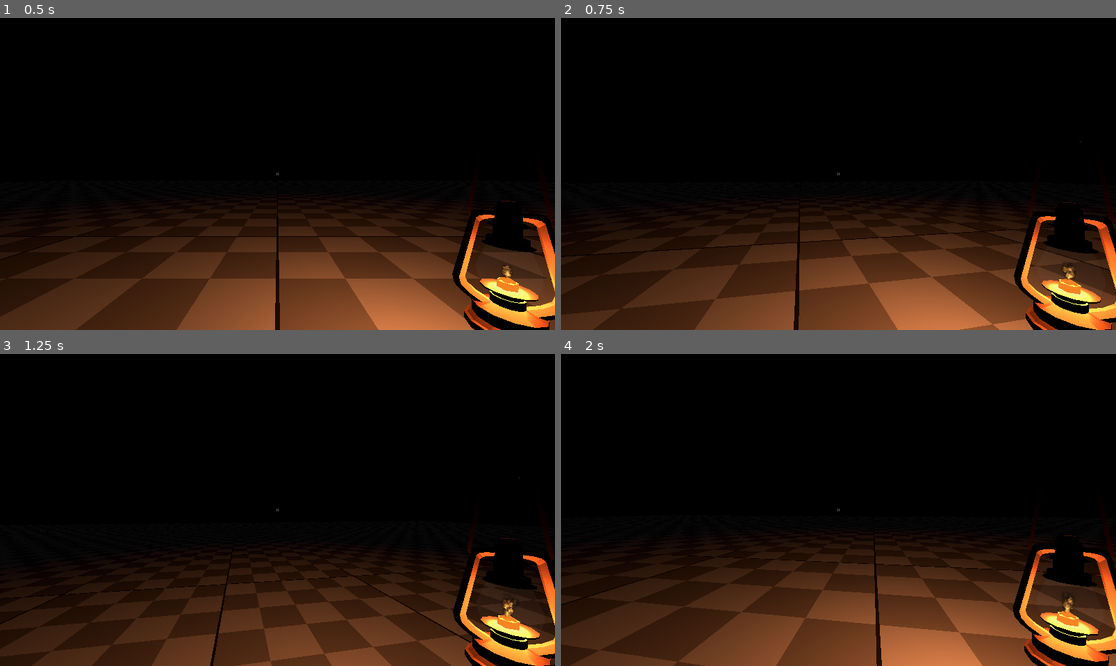
Above: before the commit, frames 1-4 (two rows, left to right).
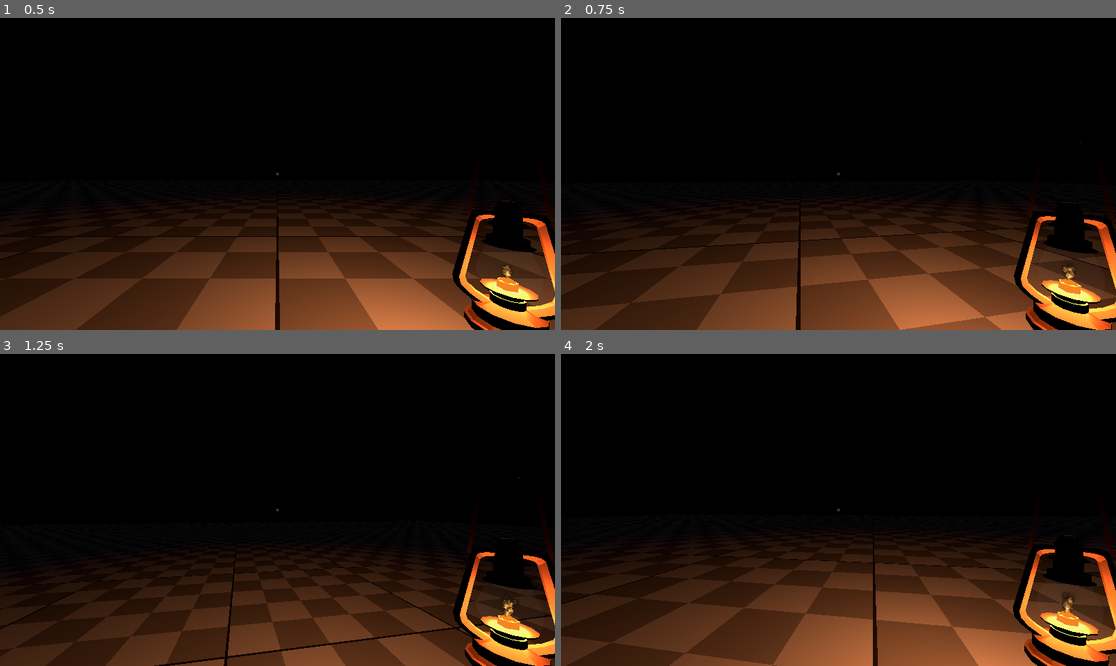
Above: after the commit, the same moments.

Repository: Aaron-Massey/untitledMazeGame
Game: Godot game, scene res://main.tscn
Two runs of this game, one before a commit and one after it. Both use one fixed random seed, a clock stepped at 60 frames per second and the inputs below.
Inputs (mouse positions are in pixels of both pictures, inside the frame that each line leads up to):
- Up to frame 1 (0.5 s): no input
- Up to frame 2 (0.75 s): tap Enter at 0.5 s; move the mouse to (866, 174) at 0.52 s; hold W (move_up) from 0.53 s (still down); click (866, 174) at 0.6 s
- Up to frame 3 (1.25 s): keep holding W (move_up); tap Space (jump) at 0.77 s
- Up to frame 4 (2 s): keep holding W (move_up); move the mouse to (810, 510) at 1.27 s; tap E (interact) at 1.35 s; tap Space (jump) at 1.52 s

Frame 1 is identical in both runs. In frame 2, 2.9% of the frame differs, in the area x 0-100%, y 59-100%; in frame 3, 9.6%; in frame 4, 18%, in the area x 0-100%, y 58-100%.

Commit message:
Tweaked movement values

Diff:
--- a/assets/playerCharacter/character.gd
+++ b/assets/playerCharacter/character.gd
@@ -20,27 +20,27 @@
 
 @export_category("Movement")
 ## How quickly the character accelerates when input is given
-@export var acceleration: float = 10.0
+@export var acceleration: float = 5
 ## How quickly the character decelerates when no input is given
 @export var deceleration: float = 15.0
 ## The maximum speed the character can reach when moving
-@export var top_speed: float = 100.0
+@export var top_speed: float = 4.0
 ## The initial velocity applied when the character jumps
 @export var jump_velocity: float = 4.5
 ## A multiplier for acceleration when changing direction to reduce sliding
-@export var turn_friction: float = 3.0
+@export var turn_friction: float = 10.0
 
 @export_category("Sprint & Stamina")
 ## Multiplier applied to top_speed when sprinting (e.g., 1.5 = 50% faster)
-@export var sprint_speed_multiplier: float = 1.5
+@export var sprint_speed_multiplier: float = 2
 ## How quickly the character accelerates when starting to sprint
-@export var sprint_acceleration: float = 60.0
+@export var sprint_acceleration: float = 5
 ## If true, sprint input toggles on/off. If false, sprint must be held.
 @export var sprint_toggle_mode: bool = false
 ## The maximum stamina the character can have
 @export var max_stamina: float = 100.0
 ## The rate at which stamina drains while sprinting (units per second)
-@export var stamina_drain_rate: float = 25.0
+@export var stamina_drain_rate: float = 50.0
 ## The rate at which stamina recovers while walking (units per second)
 @export var stamina_walk_recovery_rate: float = 10.0
 ## Multiplier applied to stamina_walk_recovery_rate when idle (e.g., 3.5 = 3.5x faster)
--- a/main.tscn
+++ b/main.tscn
@@ -11,7 +11,6 @@
 axis_lock_angular_y = true
 axis_lock_angular_z = true
 deceleration = 27.0
-top_speed = 10.0
 stamina_idle_recovery_multiplier = 1.5
 mouse_sensitivity = 0.1
 
